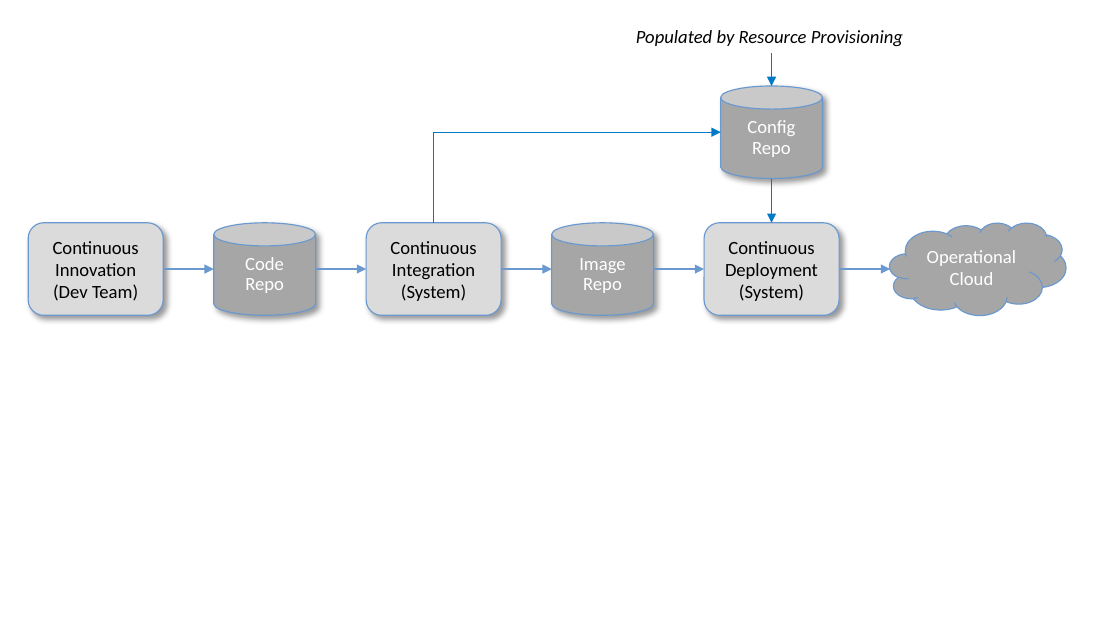
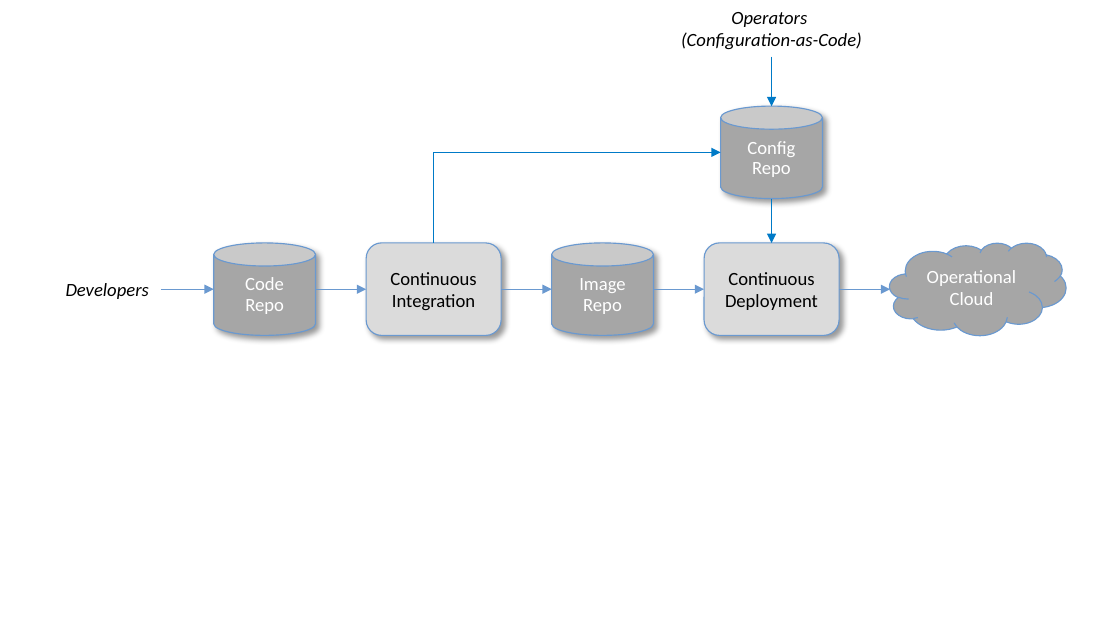
Before and after one commit to SystemsApproach/private5g, a slide deck: slide 8 of figures/ops/figures.pptx. Drawn at 1120x630 pixels with LibreOffice and Linux fonts; fonts in the diff are those of the drawing. Boxes give left, top, right and bottom in pixels: in the first picture for what was removed or moved away, otherwise in the second. Text is boxed around its words. In the diff, an @@ line names an element or a change of style, - is before the commit and + after.

```diff
--- a/figures/ops/figures.pptx
+++ b/figures/ops/figures.pptx
@@ text "Operators" at <box>681,12,862,50</box>: vertical alignment top to middle @@
@@ text at <box>681,12,862,50</box>: text changed @@
-Populated by Resource Provisioning
+Operators
+(Configuration-as-Code)
@@ arrow moved from (772, 54) - (772, 86) to (772, 56) - (772, 106) @@
@@ 5 arrows, 3 cylinders, 2 rounded rectangles, 1 cloud, 1 elbow arrow: place and size @@
-5 arrows, 3 cylinders, 2 rounded rectangles, 1 cloud, 1 elbow arrow at <box>214,86,1066,316</box>
+5 arrows, 3 cylinders, 2 rounded rectangles, 1 cloud, 1 elbow arrow at <box>214,106,1066,336</box>
@@ rounded rectangle removed at <box>28,223,164,316</box> @@
-Continuous Innovation
-(Dev Team)
@@ text added at <box>66,283,149,299</box>, 12 pt, text #000000, italic @@
+Developers
@@ arrow moved from (164, 269) - (214, 269) to (161, 289) - (214, 289) @@
@@ text in rounded rectangle at <box>390,272,476,310</box>: text changed @@
-Continuous Integration (System)
+Continuous Integration
@@ text in rounded rectangle at <box>725,272,818,310</box>: text changed @@
-Continuous Deployment (System)
+Continuous Deployment
```
Also in this commit, not shown: 1 other slide changed, 5 other files.
